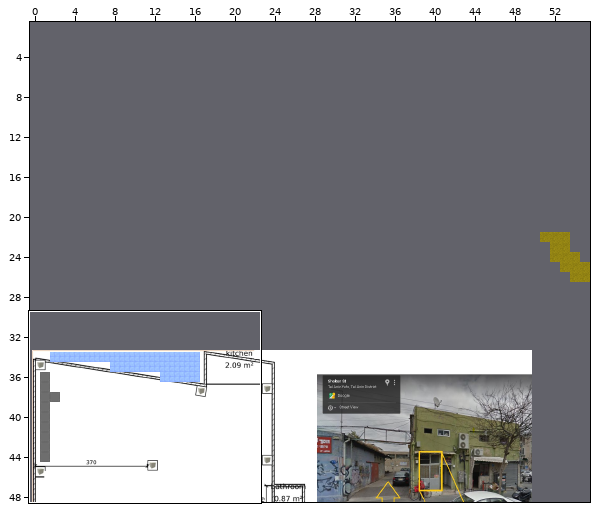
Level history. Tiled map: shoken19.tmx. The picture above shows the old version from afar; the outline marks the close-up.
Close-up. Before the edit:
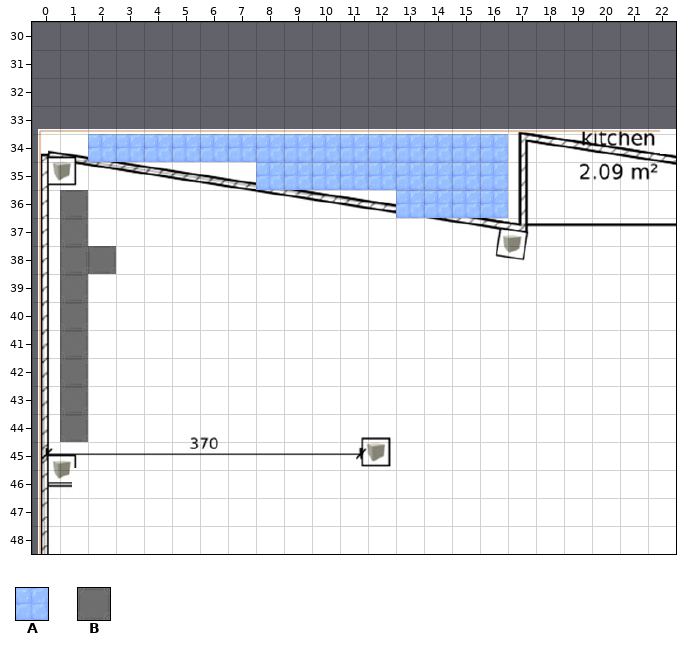
Cells are 32x32 px. Shown: x 0..22, y 30..48. The commit also changed other parts of the map, which this record leaves out.
Key: from "floortileset": A 9, B 30.
_ is an empty cell.
Layers that did not change in this view are not listed.
Layer "outside" before, first column x 0:
30 _______________________
31 _______________________
32 _______________________
33 _______________________
34 __AAAAAAAAAAAAAAA______
35 ________AAAAAAAAA______
36 _B___________AAAA______
37 _B_____________________
38 _BB____________________
39 _B_____________________
40 _B_____________________
41 _B_____________________
42 _B_____________________
43 _B_____________________
44 _B_____________________
45 _______________________
46 _______________________
47 _______________________
48 _______________________
After:
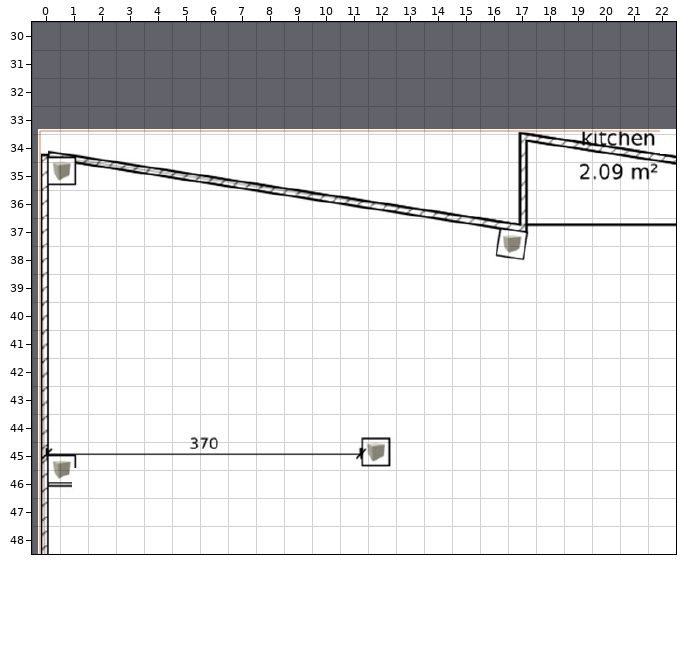
What changed:
Layer "outside":
y 34: x 2..16 AAAAAAAAAAAAAAA -> _______________
y 35: x 8..16 AAAAAAAAA -> _________
y 36: x 1 B -> _; x 13..16 AAAA -> ____
y 37: x 1 B -> _
y 38: x 1..2 BB -> __
y 39..44: x 1 B -> _
Where, in picture pixels (left, top, right, bottom), the same in both close-ups:
removed: (60, 134, 508, 442)
